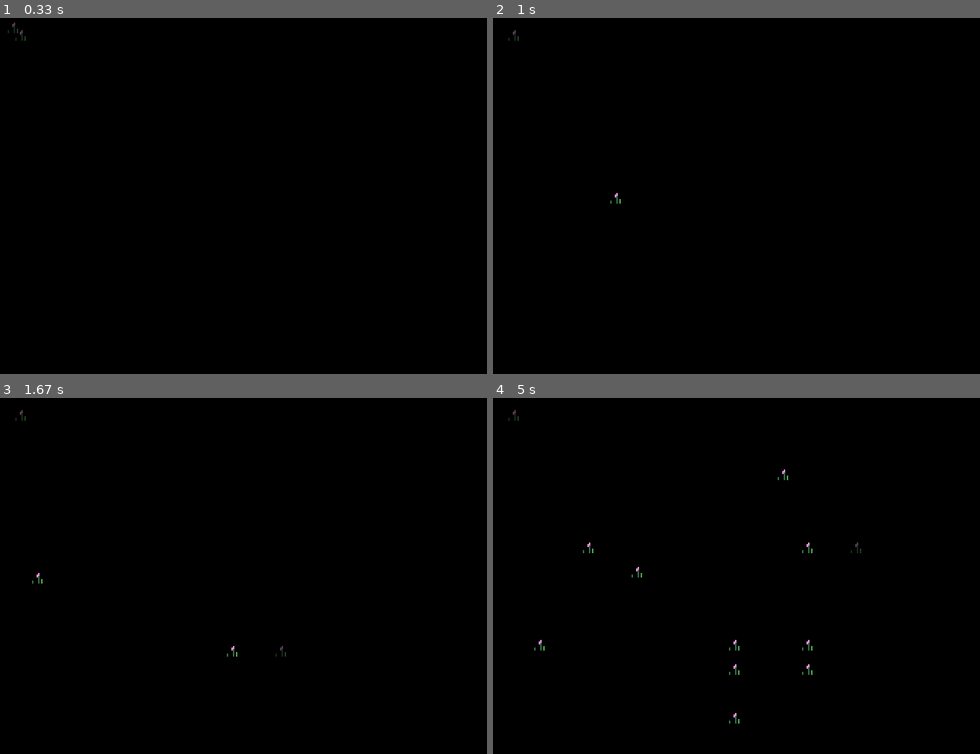
Above: before the commit, frames 1-4 (two rows, left to right).
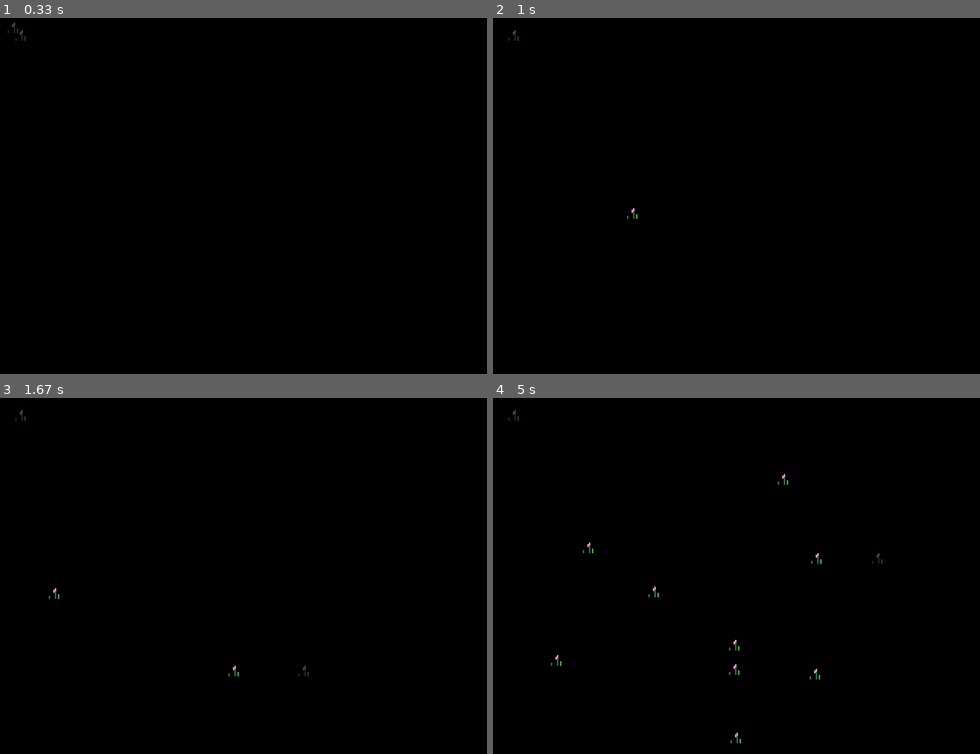
Above: after the commit, the same moments.

Repository: ml32709/pygame-tut
Game: pygame game, started from editor.py
The game is run twice, just before and just after one commit, with the same random seed, the same clock (stepped at 60 frames per second) and the same inputs.
Inputs (mouse positions are in pixels of both pictures, inside the frame that each line leads up to):
- Up to frame 1 (0.33 s): no input
- Up to frame 2 (1 s): hold G 0.33-0.8 s; hold D 0.33-0.8 s; move the mouse to (717, 206) at 0.37 s; click (619, 196) at 0.88 s
- Up to frame 3 (1.67 s): hold D 1.17-1.63 s; click (292, 650) at 1.25 s
- Up to frame 4 (5 s): right-click (916, 700) at 1.72 s; hold W 2-2.3 s; click (794, 604) at 2.08 s; hold D 2.33-2.8 s; click (746, 447) at 2.42 s; hold A 2.83-3.37 s; click (561, 561) at 2.92 s; tap G at 2.98, 4.32 s; hold S 3.4-3.7 s; click (736, 615) at 3.48 s; hold A 3.73-4.13 s; click (921, 707) at 3.82 s; hold W 4.17-4.53 s; click (668, 497) at 4.25 s; hold D from 4.57 s (still down); click (863, 540) at 4.65 s

Frame 1 is identical in both runs. In frame 2, less than 0.1% of the frame differs, in the area x 24-30%, y 49-57%; in frame 3, 0.1%; in frame 4, 0.3%, in the area x 8-80%, y 20-98%.

Commit message:
level editor changes: - add off grid tiles - remove off grid tiles

Diff:
--- a/editor.py
+++ b/editor.py
@@ -57,14 +57,22 @@
             mpos = (mpos[0] / RENDER_SCALE, mpos[1] / RENDER_SCALE)
             tile_pos = (int((mpos[0] + self.scroll[0]) // self.tilemap.tile_size), int((mpos[1] + self.scroll[1]) // self.tilemap.tile_size))
 
-            self.display.blit(current_tile_img, (tile_pos[0] * self.tilemap.tile_size - self.scroll[0], tile_pos[1] * self.tilemap.tile_size - self.scroll[1]))
+            if self.ongrid:
+                self.display.blit(current_tile_img, (tile_pos[0] * self.tilemap.tile_size - self.scroll[0], tile_pos[1] * self.tilemap.tile_size - self.scroll[1]))
+            else:
+                self.display.blit(current_tile_img, mpos)
 
-            if self.clicking:
+            if self.clicking and self.ongrid:
                 self.tilemap.tilemap[str(tile_pos[0]) + ';' + str(tile_pos[1])] = {'type': self.tile_list[self.tile_group], 'variant': self.tile_variant, 'pos': tile_pos}
             if self.right_clicking:
                 tile_loc = str(tile_pos[0]) + ';' + str(tile_pos[1])
                 if tile_loc in self.tilemap.tilemap:
                     del self.tilemap.tilemap[tile_loc]
+                for tile in self.tilemap.offgrid_tiles.copy():
+                    tile_img = self.assets[tile['type']][tile['variant']]
+                    tile_r = pygame.Rect(tile['pos'][0] - self.scroll[0], tile['pos'][1] - self.scroll[1], tile_img.get_width(), tile_img.get_height())
+                    if tile_r.collidepoint(mpos):
+                        self.tilemap.offgrid_tiles.remove(tile)
 
             self.display.blit(current_tile_img, (5, 5))
 
@@ -76,6 +84,8 @@
                 if event.type == pygame.MOUSEBUTTONDOWN:
                     if event.button == 1:
                         self.clicking = True
+                        if not self.ongrid:
+                            self.tilemap.offgrid_tiles.append({'type': self.tile_list[self.tile_group], 'variant': self.tile_variant, 'pos': (mpos[0] + self.scroll[0], mpos[1] + self.scroll[1])})
                     if event.button == 3:
                         self.right_clicking = True
                     if self.shift:
@@ -105,6 +115,8 @@
                         self.movement[2] = True
                     if event.key == pygame.K_s:
                         self.movement[3] = True
+                    if event.key == pygame.K_g:
+                        self.ongrid = not self.ongrid
                     if event.key == pygame.K_LSHIFT:
                         self.shift = True
                 if event.type == pygame.KEYUP:
